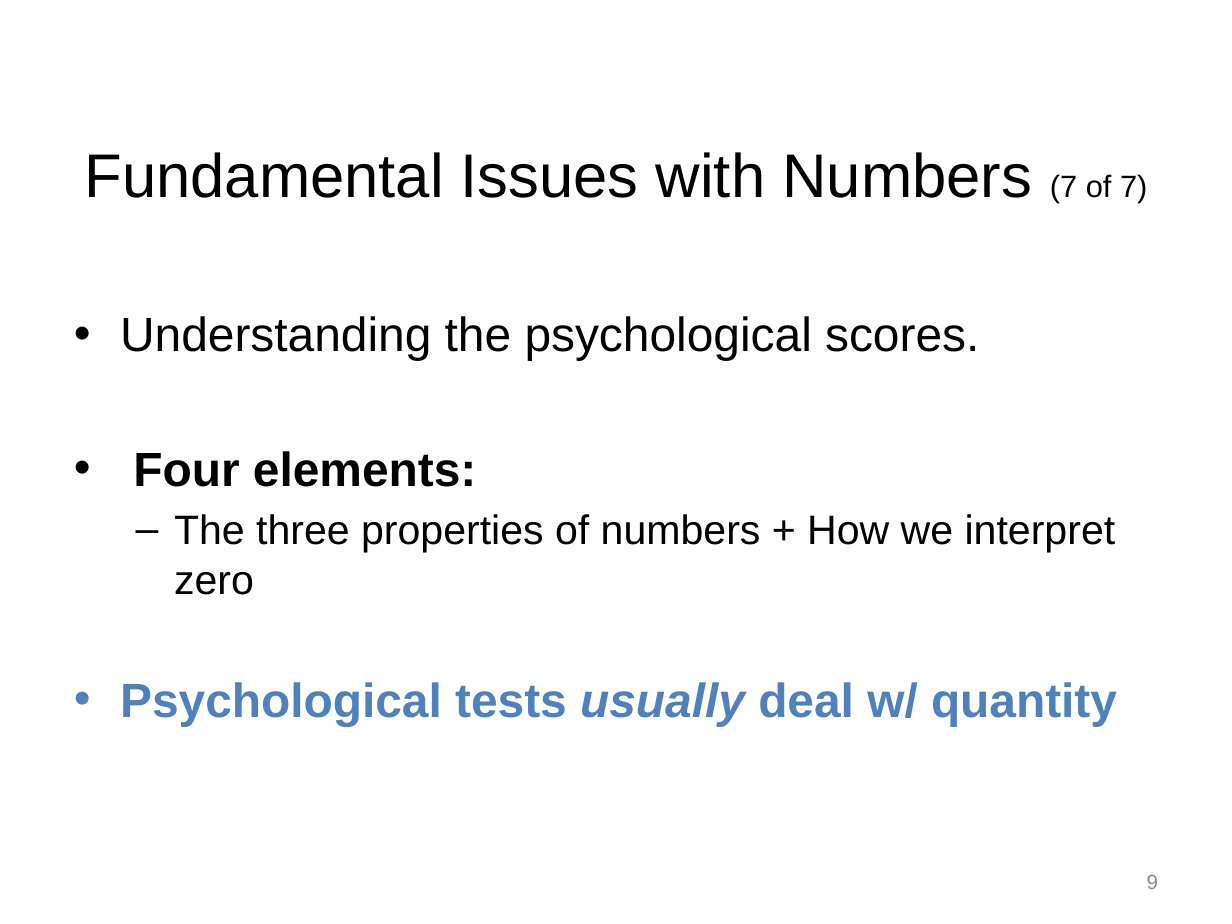
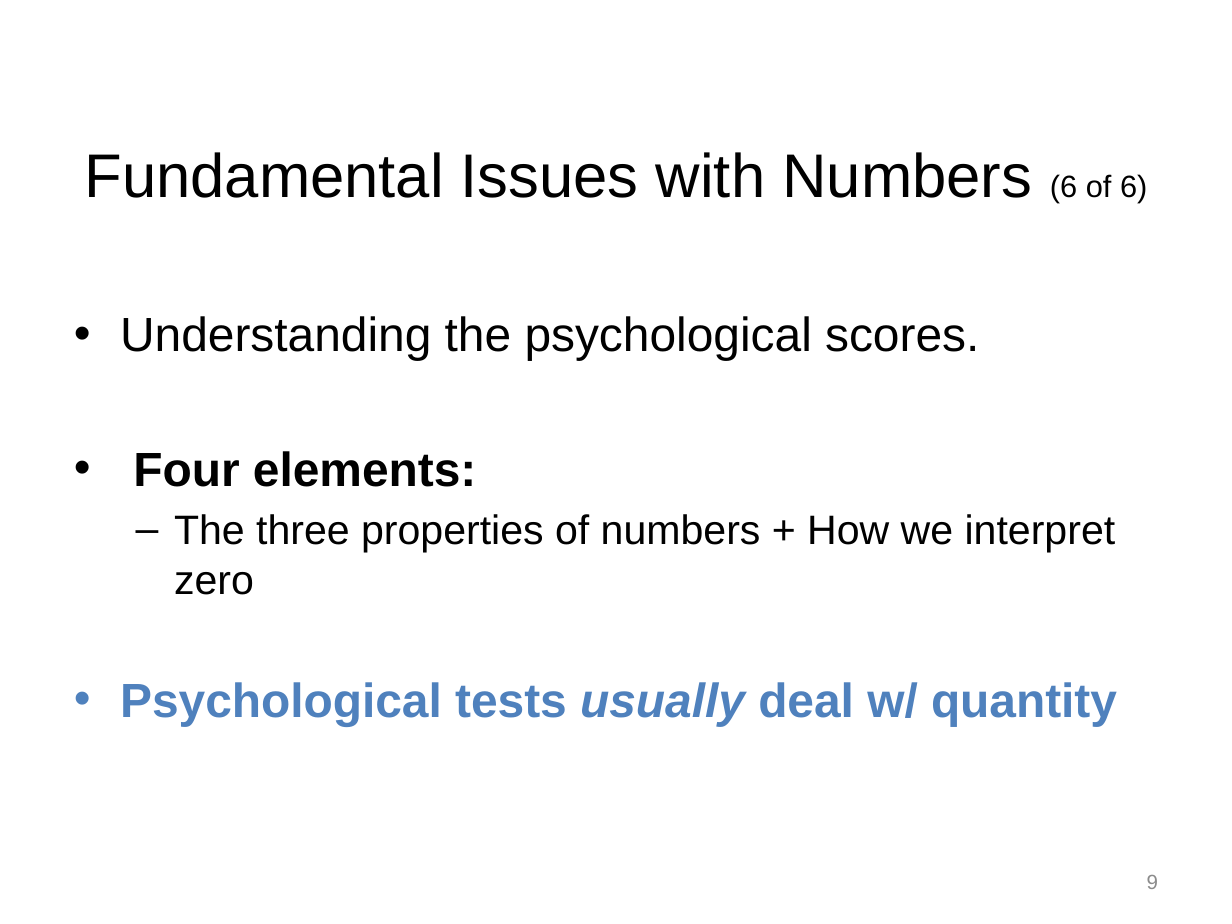
Before and after one commit to npm27/Teaching-Materials, a slide deck: slide 9 of Tests and Eval/Slides/2 Chapter 2.pptx. Drawn at 1232x924 pixels with LibreOffice and Linux fonts; fonts in the diff are those of the drawing. Boxes give left, top, right and bottom in pixels: in the first picture for what was removed or moved away, otherwise in the second. Text is boxed around its words. In the diff, an @@ line names an element or a change of style, - is before the commit and + after.

```diff
--- a/Tests and Eval/Slides/2 Chapter 2.pptx
+++ b/Tests and Eval/Slides/2 Chapter 2.pptx
@@ title at box(84, 152, 1147, 203): text changed @@
-Fundamental Issues with Numbers (7 of 7)
+Fundamental Issues with Numbers (6 of 6)
```
Also in this commit, not shown: 10 other slides changed, 1 other file.
